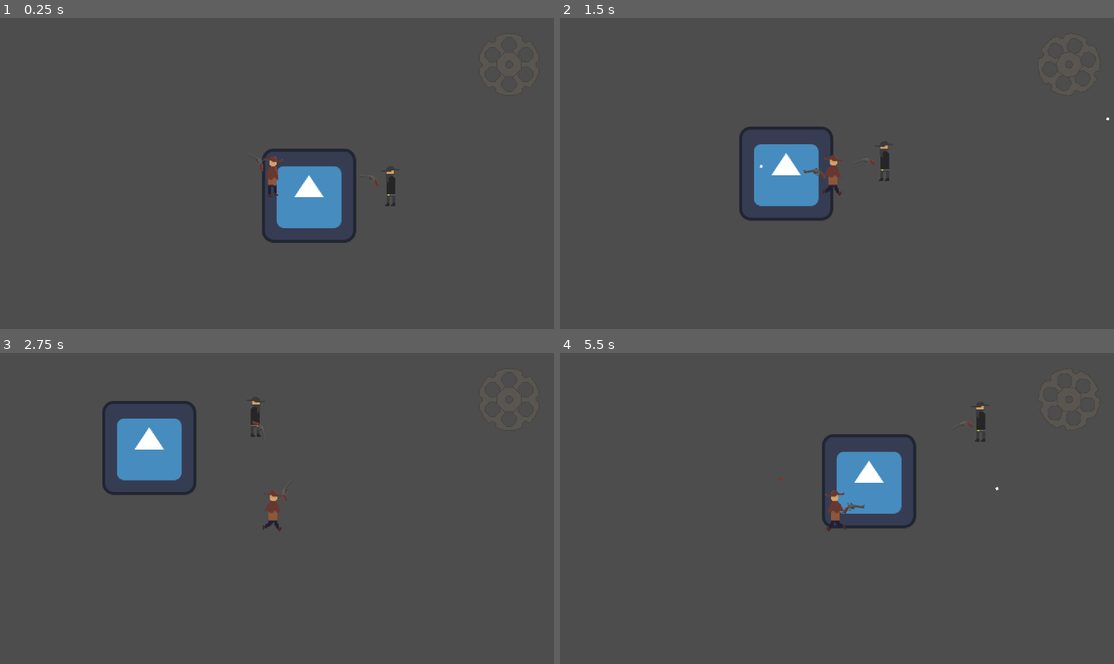
Above: before the commit, frames 1-4 (two rows, left to right).
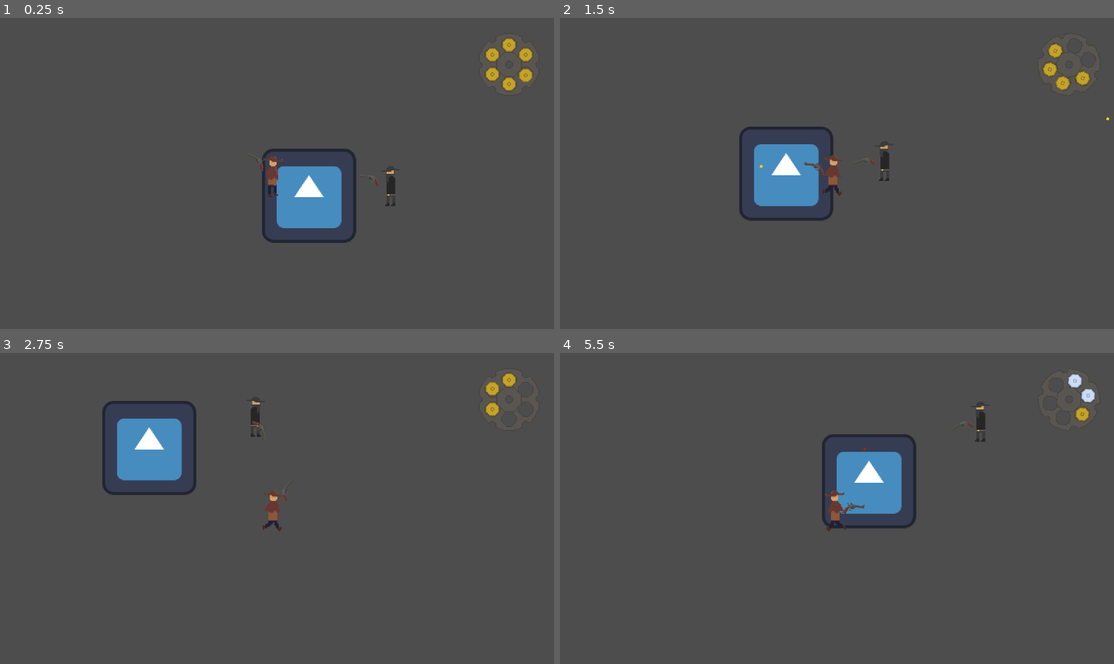
Above: after the commit, the same moments.

Repository: AdamOravecz1/solo-development-72-hour-jam--13
Game: Godot game, scene res://Scenes/main.tscn
The game is run twice, just before and just after one commit, with the same random seed, the same clock (stepped at 60 frames per second) and the same inputs. The engine's default icon, where the game draws it, is replaced by a stand-in: a white triangle on a blue panel in a dark square.
Inputs (mouse positions are in pixels of both pictures, inside the frame that each line leads up to):
- Up to frame 1 (0.25 s): no input
- Up to frame 2 (1.5 s): tap Enter at 0.5 s; move the mouse to (958, 161) at 0.52 s; hold D (right) 0.53-1.28 s; click (958, 161) at 0.6 s; move the mouse to (720, 192) at 1.27 s; hold S (down) from 1.28 s (still down); click (720, 192) at 1.35 s
- Up to frame 3 (2.75 s): move the mouse to (332, 443) at 2.02 s; release S (down) at 2.03 s; hold D (right) from 2.03 s (still down); click (332, 443) at 2.1 s
- Up to frame 4 (5.5 s): move the mouse to (803, 573) at 2.77 s; release D (right) at 2.78 s; hold W (up) 2.78-3.53 s; click (803, 573) at 2.85 s; move the mouse to (1003, 558) at 3.52 s; hold A (left) 3.53-5.03 s; click (1003, 558) at 3.6 s; move the mouse to (665, 464) at 4.27 s; click (665, 464) at 4.35 s; move the mouse to (864, 511) at 5.02 s; hold S (down) from 5.03 s (still down); click (864, 511) at 5.1 s

The runs differ from the first frame. In frame 1, 0.5% of the frame differs, in the area x 87-97%, y 6-24%; in frame 2, 0.5%; in frame 3, 0.3%; in frame 4, 0.3%.

Commit message:
reload and different bullets

Diff:
--- a/Scenes/main.gd
+++ b/Scenes/main.gd
@@ -7,10 +7,11 @@
 @onready var projectile: Control = $Projectile
 
 
-func shoot(spawn_position: Vector2, bullet_rotation: float, layer: int, mask: int, col: Color) -> void:
+func shoot(spawn_position: Vector2, bullet_rotation: float, layer: int, mask: int, col: Color, speed: float) -> void:
 	var bullet = bullet_scene.instantiate()
 
 	bullet.color = col
+	bullet.speed = speed
 
 	bullet.global_position = spawn_position
 	bullet.global_rotation = bullet_rotation
--- a/Scenes/player.gd
+++ b/Scenes/player.gd
@@ -7,7 +7,17 @@
 @onready var fire_point: Node2D = $PivotPoint/Revolver/FirePoint
 @onready var cylinder: Sprite2D = $CanvasLayer/Cylinder
 
+var bullet_types: Array[String] = ["regular", "regular", "regular", "regular", "regular", "regular"]
+var regular_bullet_texture: Texture2D = preload("res://Sprites/RegularBullet.png")
+var ghost_bullet_texture: Texture2D = preload("res://Sprites/GhostBullet.png")
+
 var can_shoot = true
+var reload_needed = false
+
+var chamber_pointer: int = 0
+
+var recoil_offset: float = 0.0
+var recoil_tween: Tween
 
 @onready var main = get_tree().current_scene
 var fire_point_start: Vector2
@@ -15,12 +25,18 @@
 func _ready() -> void:
 	fire_point_start = fire_point.position
 
+	for i in cylinder.get_children():
+		var regular_bullet := Sprite2D.new()
+		regular_bullet.texture = preload("res://Sprites/RegularBullet.png")
+		i.add_child(regular_bullet)
+
 func _process(delta: float) -> void:
 	var direction = Input.get_vector("left", "right", "up", "down")
 	velocity = direction * speed
 	move_and_slide()
 
 	pivot_point.look_at(get_global_mouse_position())
+	pivot_point.rotation += recoil_offset
 
 	var flipped = get_global_mouse_position().x < global_position.x
 
@@ -42,8 +58,18 @@
 
 
 	if Input.is_action_just_pressed("shoot") and can_shoot:
-		rotate_cylinder()
-		main.shoot(fire_point.global_position, pivot_point.global_rotation, 1, 1, Color(1.0, 1.0, 1.0, 1.0))
+		if reload_needed:
+			reload()
+		else:
+			print(bullet_types[chamber_pointer%6])
+			if bullet_types[chamber_pointer%6] == "regular":
+				main.shoot(fire_point.global_position, pivot_point.global_rotation, 1, 1, Color(1.0, 0.82, 0.0, 1.0), 500)
+			else:
+				main.shoot(fire_point.global_position, pivot_point.global_rotation, 3, 3, Color(1.0, 1.0, 1.0, 1.0), 500)
+			rotate_cylinder()
+			recoil()
+			bullet_take_out()
+
 
 func hit(dam):
 	return
@@ -55,3 +81,65 @@
 	tween.tween_property(cylinder, "rotation_degrees", cylinder.rotation_degrees + 60.0, 0.5)
 	await tween.finished
 	can_shoot = true
+
+
+func recoil() -> void:
+	if recoil_tween and recoil_tween.is_running():
+		recoil_tween.kill()
+
+	var deg = -20.0 if not revolver.flip_v else 20.0
+
+	recoil_tween = create_tween()
+	recoil_tween.tween_property(self, "recoil_offset", deg_to_rad(deg), 0.03)
+	recoil_tween.tween_property(self, "recoil_offset", 0.0, 0.45)
+	recoil_tween.set_trans(Tween.TRANS_QUAD)
+	recoil_tween.set_ease(Tween.EASE_OUT)
+
+func bullet_take_out():
+	cylinder.get_child(chamber_pointer%6).get_child(0).queue_free()
+	chamber_pointer += 1
+	if chamber_pointer%6 == 0:
+		reload_needed = true
+
+
+
+func reload() -> void:
+	can_shoot = false
+	reload_needed = false
+	bullet_types.clear()
+
+	var chambers = cylinder.get_children()
+
+	# Remove existing bullets.
+	for chamber in chambers:
+		for bullet in chamber.get_children():
+			bullet.queue_free()
+
+	# Determine bullet types before spinning.
+	for i in range(chambers.size()):
+		bullet_types.append("regular" if randf() < 0.5 else "ghost")
+
+	# Start the cylinder spin.
+	var tween = create_tween()
+	tween.tween_property(
+		cylinder,
+		"rotation_degrees",
+		cylinder.rotation_degrees + 360.0,
+		1.0
+	)
+
+	# Place bullets at 1/6-second intervals.
+	for i in range(chambers.size()):
+		if i > 0:
+			await get_tree().create_timer(1.0 / 6.0).timeout
+
+		var bullet := Sprite2D.new()
+		bullet.texture = regular_bullet_texture if bullet_types[i] == "regular" else ghost_bullet_texture
+		chambers[i].add_child(bullet)
+
+	# Wait for the actual animation to finish.
+	await tween.finished
+
+	chamber_pointer = 0
+	reload_needed = false
+	can_shoot = true
--- a/Scenes/player.tscn
+++ b/Scenes/player.tscn
@@ -120,3 +120,21 @@
 position = Vector2(1056, 95)
 scale = Vector2(2, 2)
 texture = ExtResource("4_vgqql")
+
+[node name="Chamber1" type="Node2D" parent="CanvasLayer/Cylinder" unique_id=898424101]
+position = Vector2(0, -20)
+
+[node name="Chamber2" type="Node2D" parent="CanvasLayer/Cylinder" unique_id=45221798]
+position = Vector2(-17, -10)
+
+[node name="Chamber3" type="Node2D" parent="CanvasLayer/Cylinder" unique_id=79340557]
+position = Vector2(-17, 10)
+
+[node name="Chamber4" type="Node2D" parent="CanvasLayer/Cylinder" unique_id=1377179652]
+position = Vector2(0, 20)
+
+[node name="Chamber5" type="Node2D" parent="CanvasLayer/Cylinder" unique_id=730989381]
+position = Vector2(17, 10.5)
+
+[node name="Chamber6" type="Node2D" parent="CanvasLayer/Cylinder" unique_id=1022361287]
+position = Vector2(17, -10)
--- a/outlaw.gd
+++ b/outlaw.gd
@@ -108,7 +108,7 @@
 
 func _on_timer_timeout() -> void:
 	shoot_timer.wait_time = randf_range(3, 6)
-	main.shoot(fire_point.global_position, pivot_point.global_rotation, 2, 2, Color(0.651, 0.145, 0.0, 1.0))
+	main.shoot(fire_point.global_position, pivot_point.global_rotation, 2, 2, Color(0.651, 0.145, 0.0, 1.0), 250)
 
 
 func _on_animated_sprite_2d_animation_finished() -> void:
--- a/project.godot
+++ b/project.godot
@@ -55,6 +55,11 @@
 "events": [Object(InputEventMouseButton,"resource_local_to_scene":false,"resource_name":"","device":-1,"window_id":0,"a …(253 unchanged characters)…
 ]
 }
+reload={
+"deadzone": 0.2,
+"events": [Object(InputEventKey,"resource_local_to_scene":false,"resource_name":"","device":-1,"window_id":0,"alt_pressed":false,"shift_pressed":false,"ctrl_pressed":false,"meta_pressed":false,"pressed":false,"keycode":0,"physical_keycode":82,"key_label":0,"unicode":114,"location":0,"echo":false,"script":null)
+]
+}
 
 [physics]
 
Binary file changed: Sprites/GhostBullet.png
Binary file changed: Sprites/RegularBullet.png
